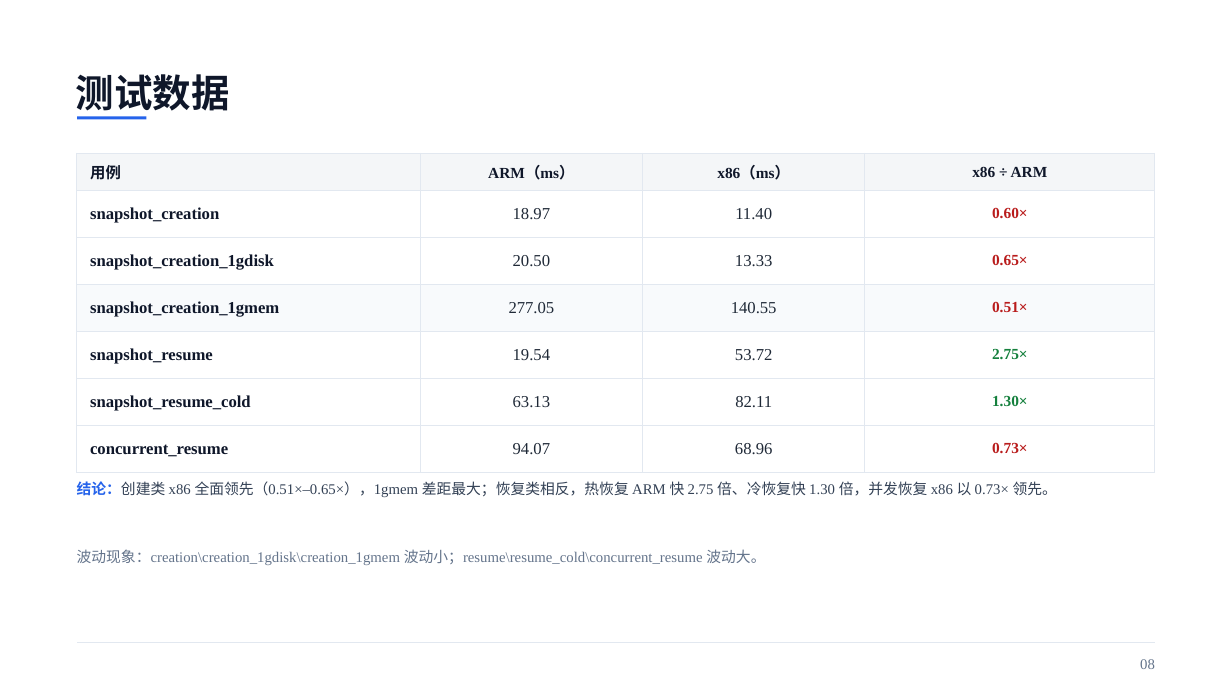
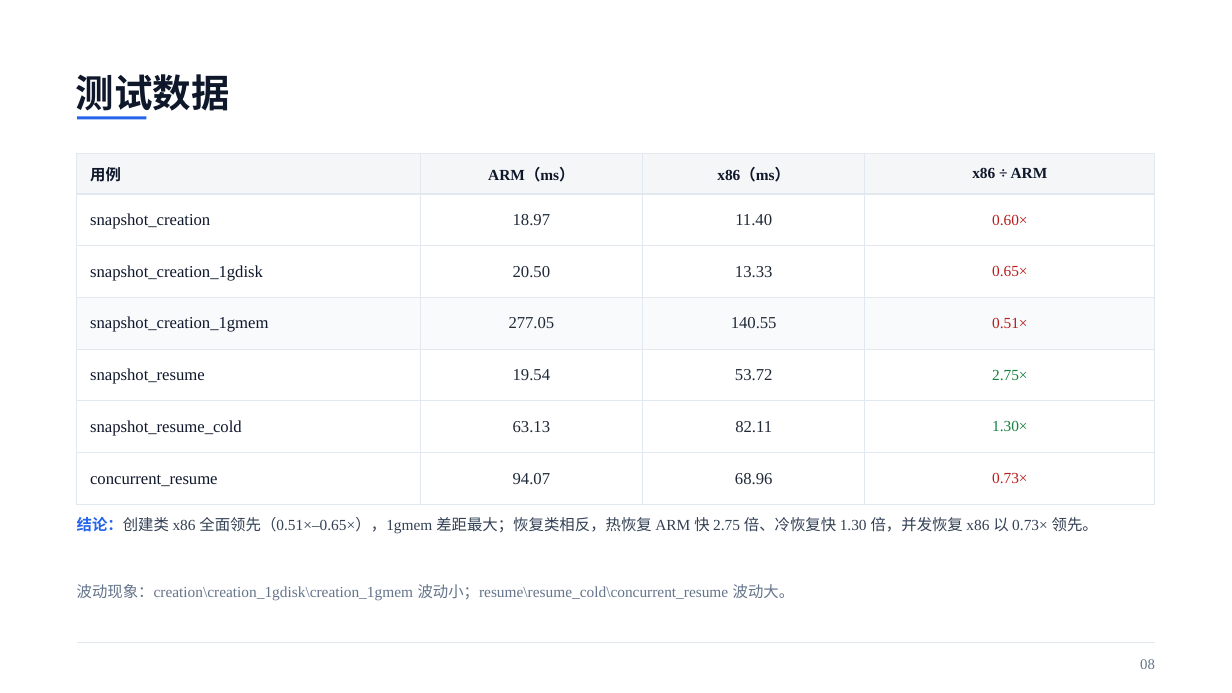
Before and after one commit to liushiqin-647/aenv, a slide deck: slide 8 of agentenv_20261102_polished.pptx. Drawn at 1232x693 pixels with LibreOffice and Linux fonts; fonts in the diff are those of the drawing. Boxes give left, top, right and bottom in pixels: in the first picture for what was removed or moved away, otherwise in the second. Text is boxed around its words. In the diff, an @@ line names an element or a change of style, - is before the commit and + after.

```diff
--- a/agentenv_20261102_polished.pptx
+++ b/agentenv_20261102_polished.pptx
@@ table at box(77, 153, 1156, 505) @@
@@ bold off in "snapshot_creation", "0.60×", "snapshot_creation_1gdisk", "0.65×" and 8 more places @@
@@ text "结论：创建类 x86 全面领先（0.51×–0.65×），1gmem 差距最大；恢复类相反，热恢复 ARM ...": place and size @@
-text "结论：创建类 x86 全面领先（0.51×–0.65×），1gmem 差距最大；恢复类相反，热恢复 ARM ..." at box(77, 481, 1057, 497)
+text "结论：创建类 x86 全面领先（0.51×–0.65×），1gmem 差距最大；恢复类相反，热恢复 ARM ..." at box(77, 517, 1098, 534)
@@ text "结论：创建类 x86 全面领先（0.51×–0.65×），1gmem 差距最大；恢复类相反，热恢复 ARM ..." at box(77, 517, 1098, 534): size 11.5 to 12 pt @@
@@ text "波动现象：creation\creation_1gdisk\creation_1gmem 波动小；resume\resu ...": place and size @@
-text "波动现象：creation\creation_1gdisk\creation_1gmem 波动小；resume\resu ..." at box(77, 549, 765, 565)
+text "波动现象：creation\creation_1gdisk\creation_1gmem 波动小；resume\resu ..." at box(77, 584, 795, 601)
@@ text "波动现象：creation\creation_1gdisk\creation_1gmem 波动小；resume\resu ..." at box(77, 584, 795, 601): size 11.5 to 12 pt @@
```
Also in this commit, not shown: 13 other slides changed.
